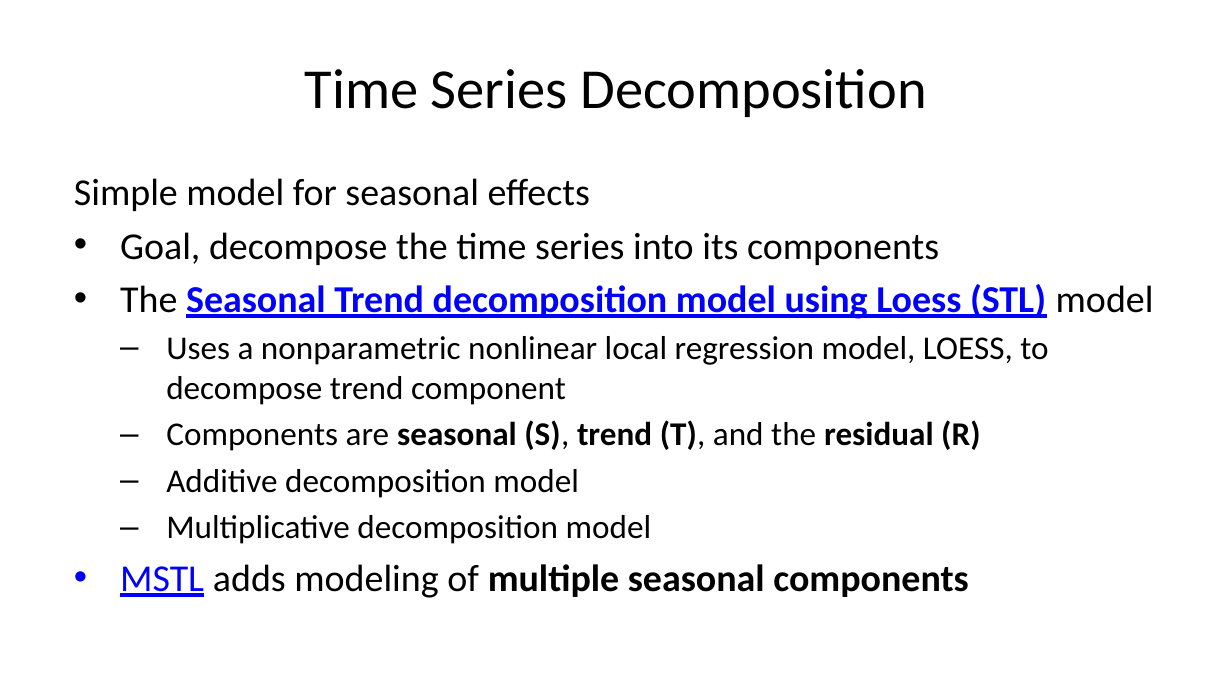
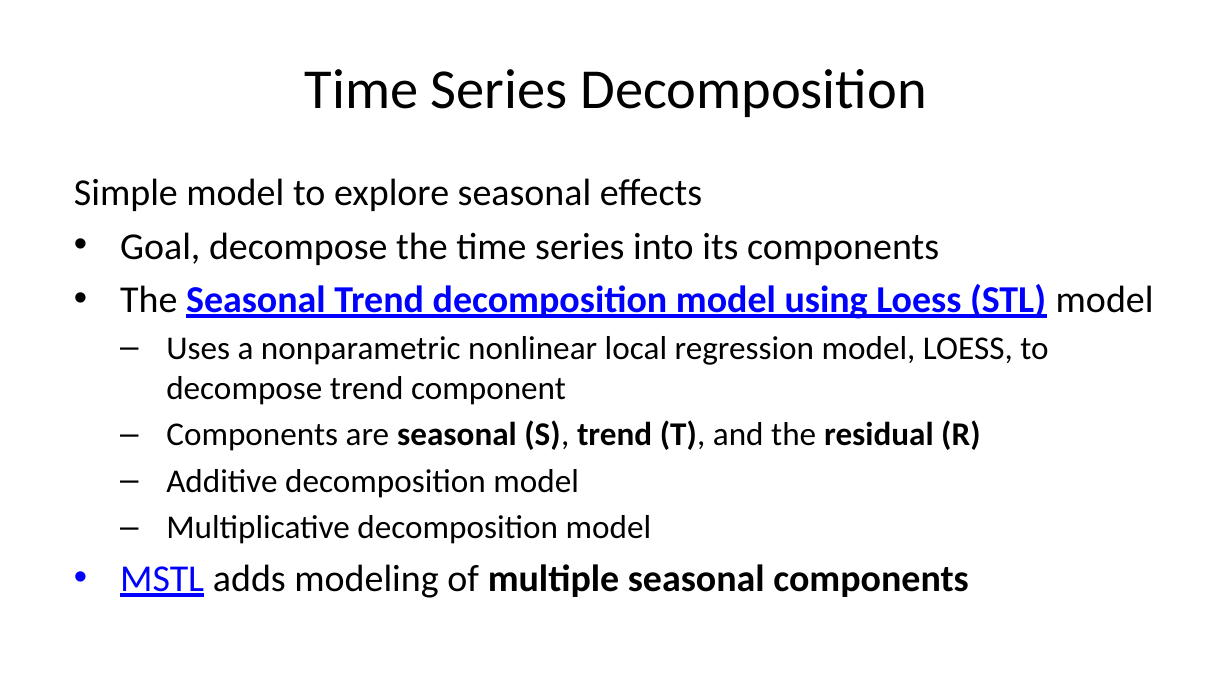
Before and after one commit to StephenElston/CSCI-E-83, a slide deck: slide 45 of LectureSlides/11_PropertiesOfTimeSeries.pptx. Drawn at 1232x693 pixels with LibreOffice and Linux fonts; fonts in the diff are those of the drawing. Boxes give left, top, right and bottom in pixels: in the first picture for what was removed or moved away, otherwise in the second. Text is boxed around its words. In the diff, an @@ line names an element or a change of style, - is before the commit and + after.

```diff
--- a/LectureSlides/11_PropertiesOfTimeSeries.pptx
+++ b/LectureSlides/11_PropertiesOfTimeSeries.pptx
@@ text at (74, 178, 702, 211): text changed @@
-Simple model for seasonal effects
+Simple model to explore seasonal effects
```
Also in this commit, not shown: 1 other file.
